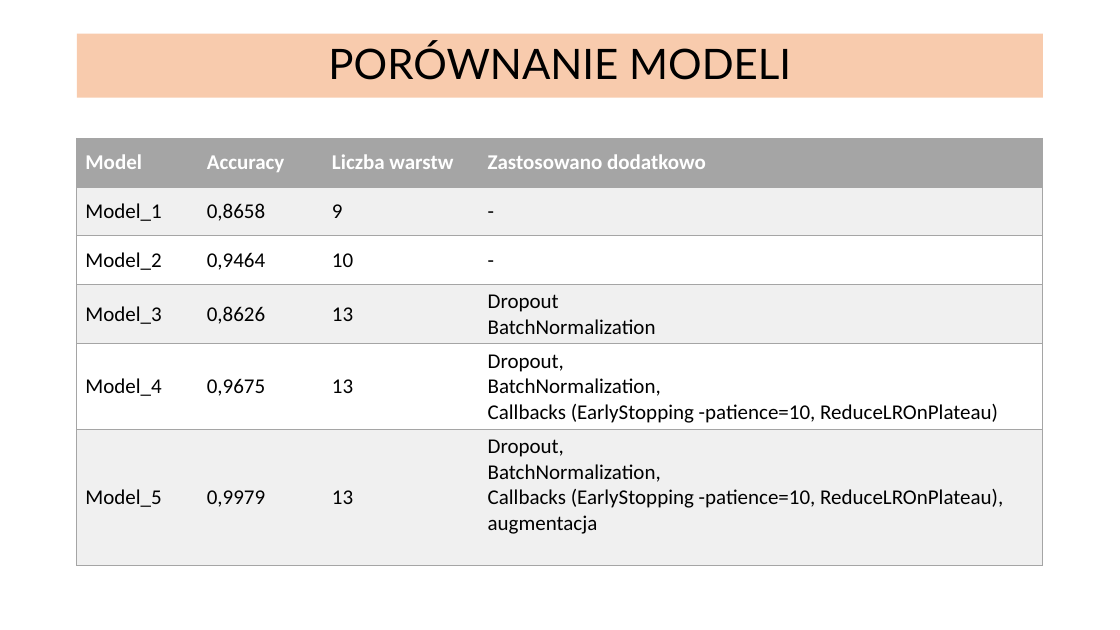
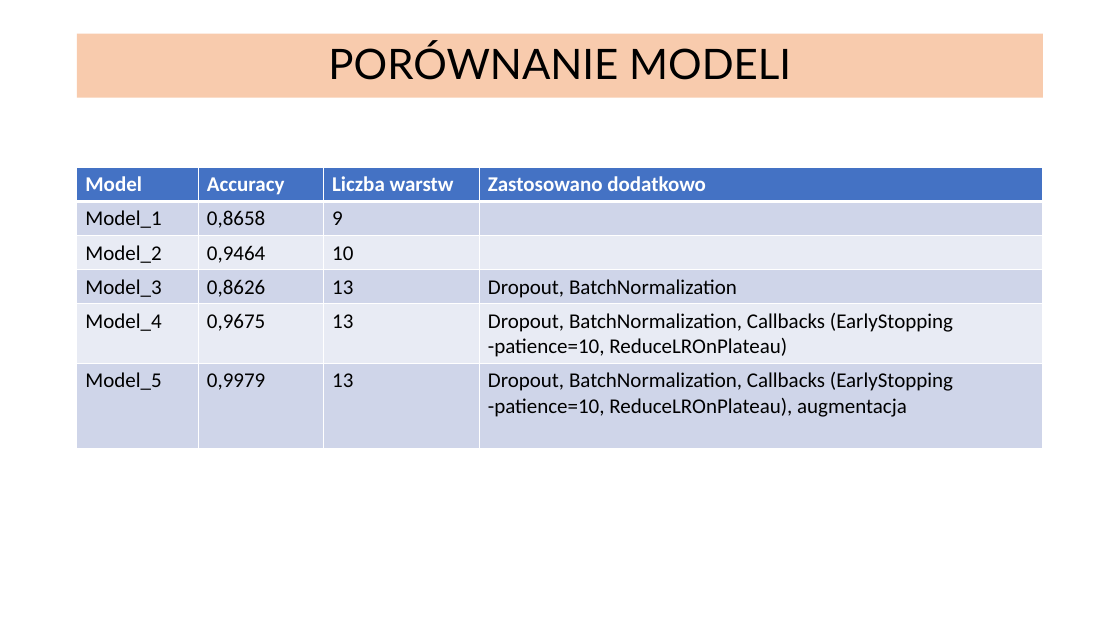
Before and after one commit to infoshareacademy/jdszr7-code-breakers, a slide deck: slide 8 of projekt_dl/SIGN LANGAUGE MNIST.pptx. Drawn at 1120x630 pixels with LibreOffice and Linux fonts; fonts in the diff are those of the drawing. Boxes give left, top, right and bottom in pixels: in the first picture for what was removed or moved away, otherwise in the second. Text is boxed around its words. In the diff, an @@ line names an element or a change of style, - is before the commit and + after.

```diff
--- a/projekt_dl/SIGN LANGAUGE MNIST.pptx
+++ b/projekt_dl/SIGN LANGAUGE MNIST.pptx
@@ table at [77,168,1044,447] @@
-row 2, column 4: -
+row 2, column 4: 
-row 3, column 4: -
+row 3, column 4: 
-row 4, column 4: Dropout / BatchNormalization
+row 4, column 4: Dropout, BatchNormalization
-row 5, column 4: Dropout, / BatchNormalization, / Callbacks (EarlyStopping -patience=10, ReduceLROnPlateau)
+row 5, column 4: Dropout, BatchNormalization, Callbacks (EarlyStopping -patience=10, ReduceLROnPlateau)
-row 6, column 4: Dropout, / BatchNormalization, / Callbacks (EarlyStopping -patience=10, ReduceLROnPlateau), augmentacja
+row 6, column 4: Dropout, BatchNormalization, Callbacks (EarlyStopping -patience=10, ReduceLROnPlateau), augmentacja
@@ fill #A5A5A5 to #4472C4 in row 1 @@
@@ fill #F0F0F0 to #CFD5EA in 12 cells @@
@@ fill #FFFFFF to #E9EBF5 in 8 cells @@
@@ borders changed @@
@@ table: place and size @@
-table at [77,139,1043,562]
+table at [77,168,1044,447]
```
Also in this commit, not shown: 10 other slides changed, 1 other file.
